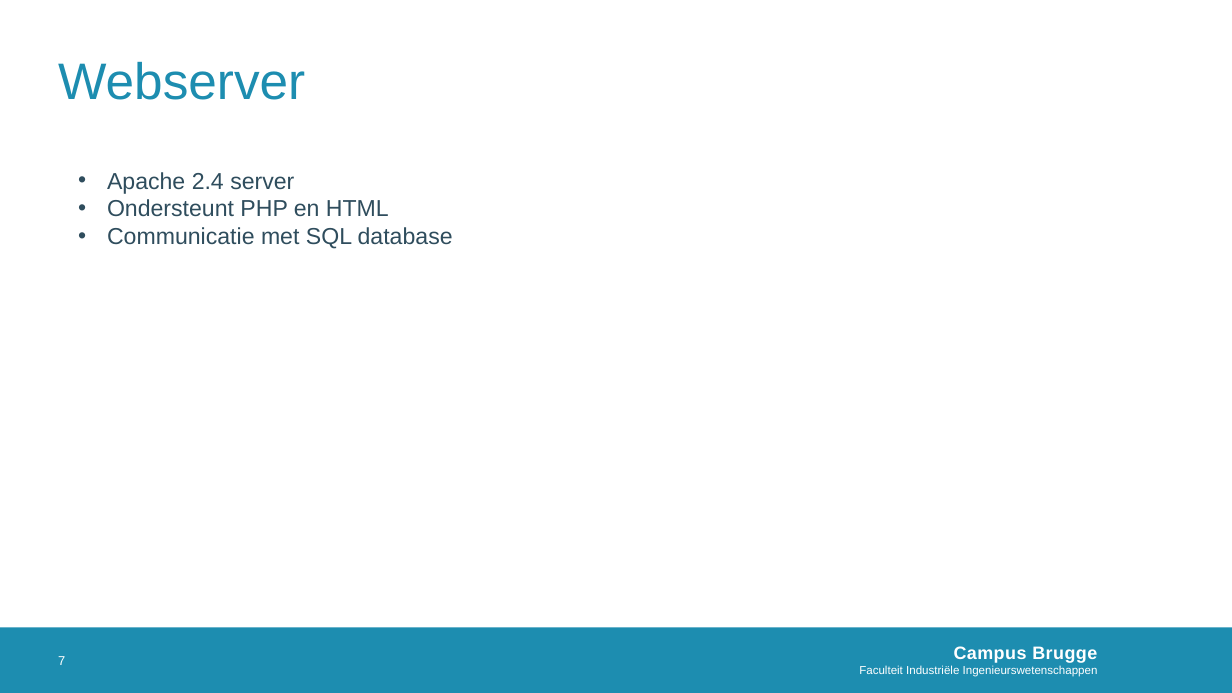
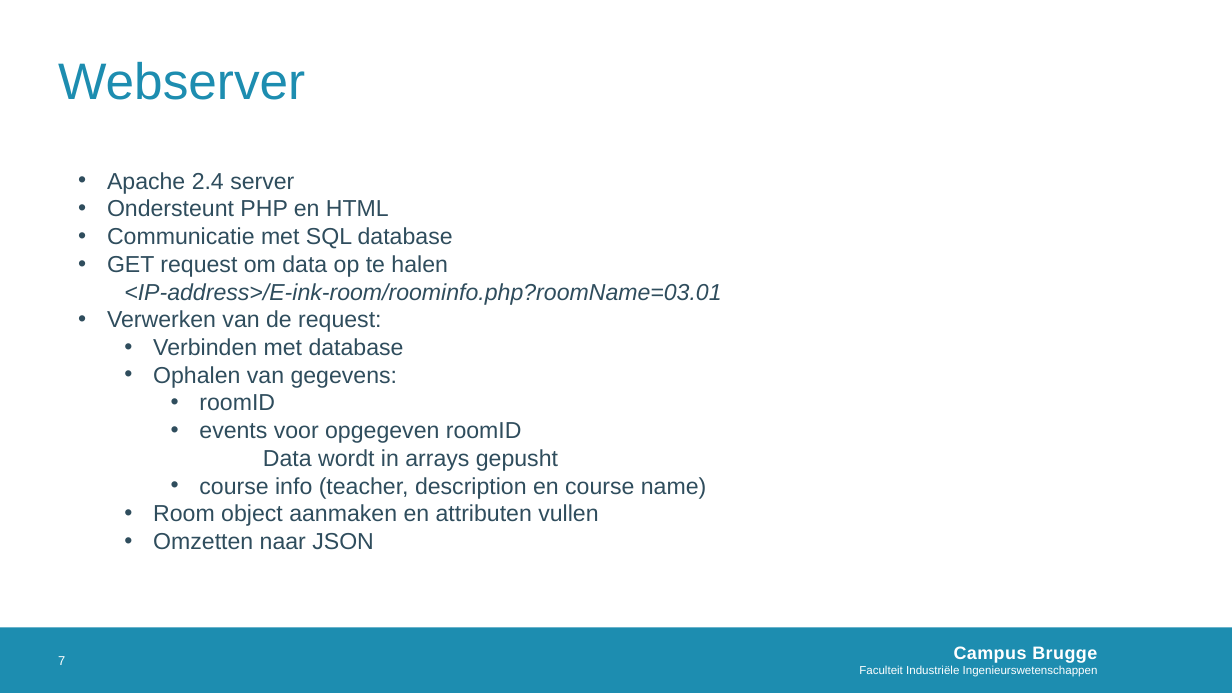
Before and after one commit to MichelDequick/E-ink-Room-Reservation-Display, a slide deck: slide 7 of Documentation/Presentatie.pptx. Drawn at 1232x693 pixels with LibreOffice and Linux fonts; fonts in the diff are those of the drawing; background and template pictures are left out. Boxes give left, top, right and bottom in pixels: in the first picture for what was removed or moved away, otherwise in the second. Text is boxed around its words. In the diff, an @@ line names an element or a change of style, - is before the commit and + after.

```diff
--- a/Documentation/Presentatie.pptx
+++ b/Documentation/Presentatie.pptx
@@ text at [107, 255, 721, 550]: paragraphs added @@
+• GET request om data op te halen
+  <IP-address>/E-ink-room/roominfo.php?roomName=03.01
+• Verwerken van de request:
+  • Verbinden met database
+  • Ophalen van gegevens:
+    • roomID
+    • events voor opgegeven roomID
+    Data wordt in arrays gepusht
+    • course info (teacher, description en course name)
+  • Room object aanmaken en attributen vullen
+  • Omzetten naar JSON
```
Also in this commit, not shown: 5 slides added.
